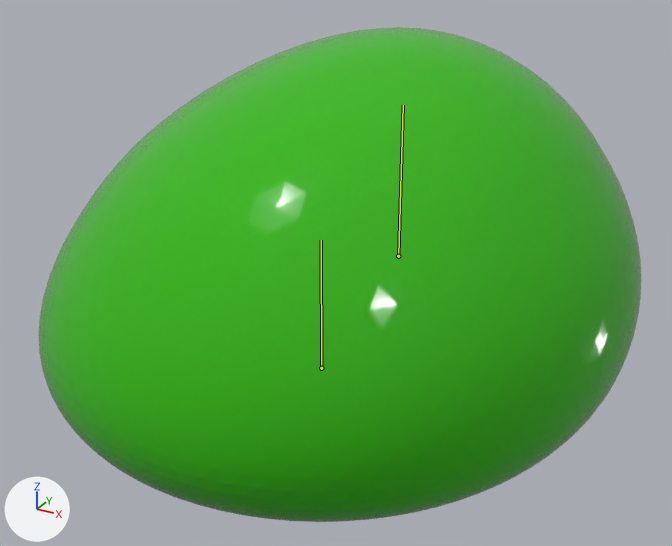
What one commit did to the Blender file assets/schleim.blend.
The view is the same before and after, from a 50 mm lens placed at (1.49, -2.6, 1.86), pointed at (0.08, -0.04, 0.58). The lights are fixed; the arrows at lower left show +X, +Y and +Z. The first picture is the older version. Both versions are drawn at frame 7 of the action 'walk'; the numbers are the values there. The bones that bend it are drawn over the model as lines.
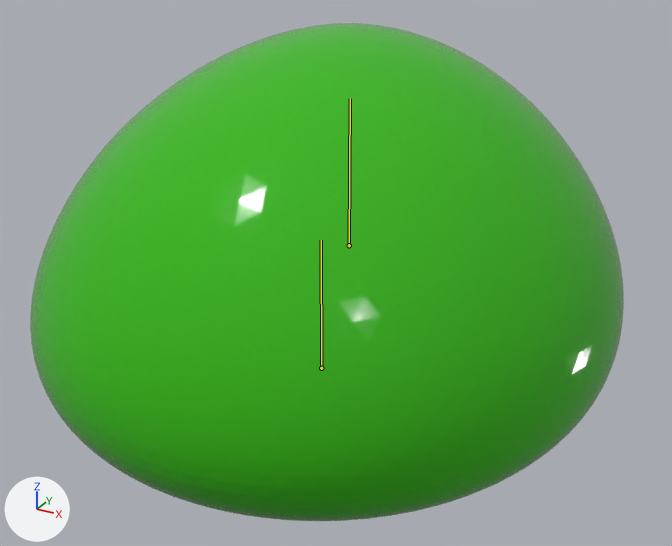
Boxes [x1, y1, x2, y2] around the edits, measured in the pictures (672 x 546 px):
'Icosphere', posed: before [38, 27, 641, 522]; after [30, 23, 624, 521]
bone 'Bone.001', root to tip: before (398, 256) to (403, 105); after (349, 245) to (350, 98)

The edits, one by one:
Bone 'Bone.001' (bone_bone_001) moves from (0.295, 0.0, 0.0) to (0.11, 0.0, 0.0).
